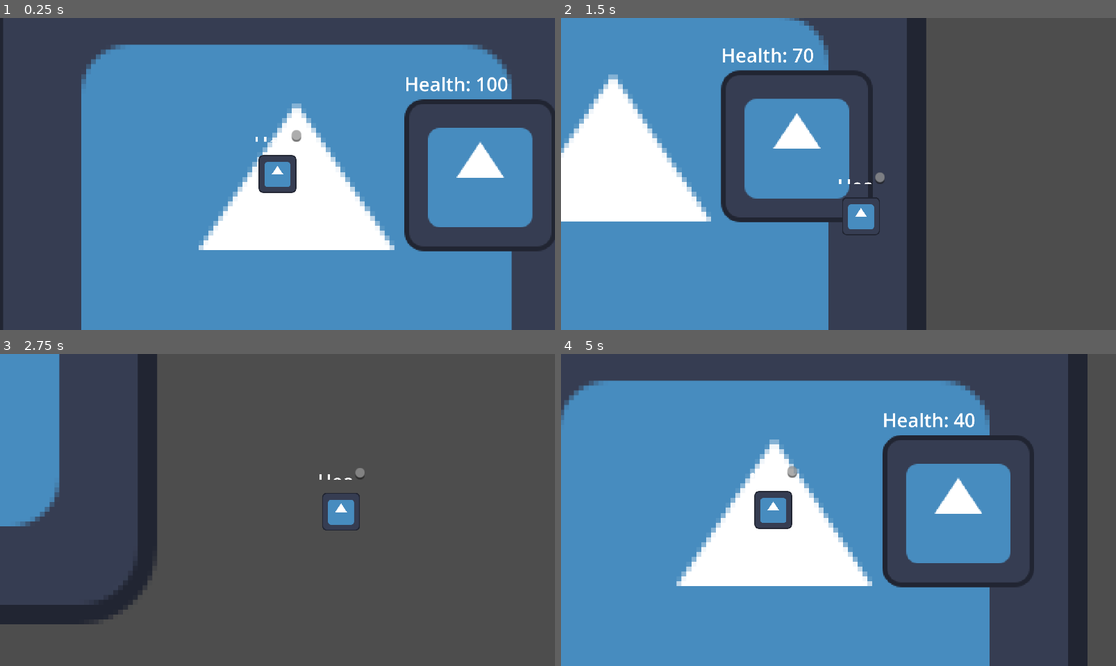
Above: before the commit, frames 1-4 (two rows, left to right).
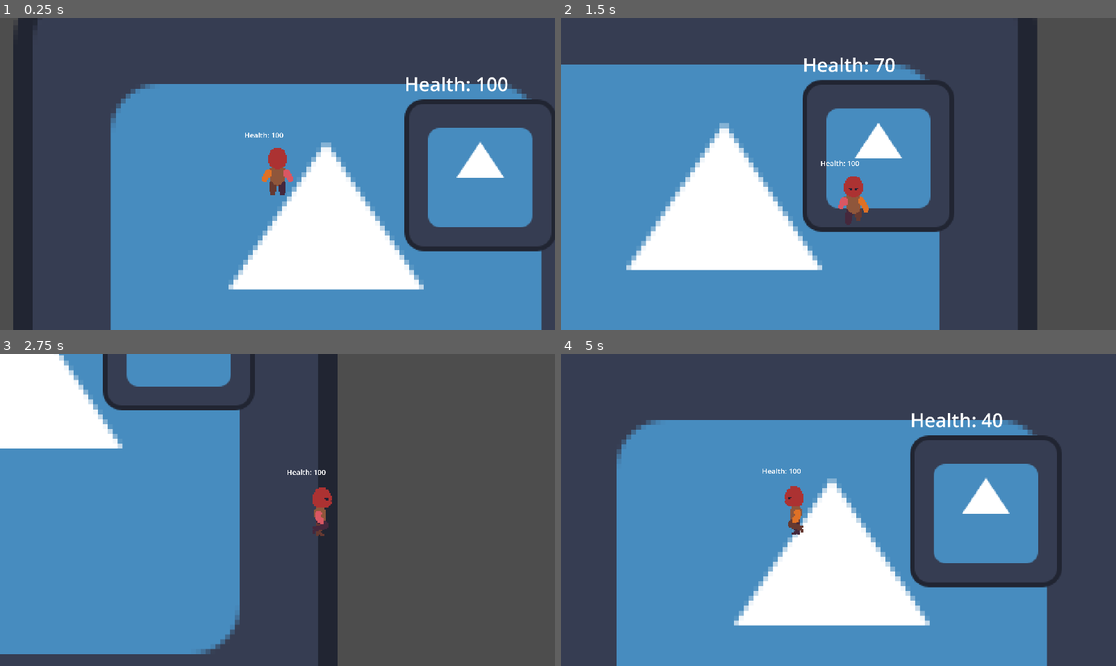
Above: after the commit, the same moments.

Repository: zayeed-bs/deadlights
Game: Godot game, scene res://scenes/main.tscn
Two runs of this game, one before a commit and one after it. Both use one fixed random seed, a clock stepped at 60 frames per second and the inputs below. The engine's default icon, where the game draws it, is replaced by a stand-in: a white triangle on a blue panel in a dark square.
Inputs (mouse positions are in pixels of both pictures, inside the frame that each line leads up to):
- Up to frame 1 (0.25 s): no input
- Up to frame 2 (1.5 s): tap Enter at 0.5 s; move the mouse to (960, 158) at 0.52 s; hold Right (ui_right) 0.53-1.28 s; click (960, 158) at 0.67 s; move the mouse to (727, 189) at 1.27 s; hold Down (ui_down) from 1.28 s (still down); click (727, 189) at 1.42 s
- Up to frame 3 (2.75 s): move the mouse to (333, 441) at 2.02 s; release Down (ui_down) at 2.03 s; hold Right (ui_right) from 2.03 s (still down); click (333, 441) at 2.17 s
- Up to frame 4 (5 s): move the mouse to (810, 572) at 2.77 s; release Right (ui_right) at 2.78 s; hold Up (ui_up) 2.78-3.53 s; click (810, 572) at 2.92 s; move the mouse to (1005, 556) at 3.52 s; hold Left (ui_left) from 3.53 s (still down); click (1005, 556) at 3.67 s; move the mouse to (672, 463) at 4.27 s; click (672, 463) at 4.42 s

The runs differ from the first frame. In frame 1, 28% of the frame differs, in the area x 0-98%, y 0-100%; in frame 2, 45%, in the area x 0-86%, y 0-100%; in frame 3, 41%; in frame 4, 42%.

Commit message:
Implement walking animation

Diff:
--- a/scenes/entities/player.tscn
+++ b/scenes/entities/player.tscn
@@ -1,18 +1,135 @@
-[gd_scene load_steps=20 format=3 uid="uid://w3o0fx5xl05k"]
-
-[ext_resource type="Texture2D" uid="uid://crpllv5trgqh0" path="res://assets/sprites/icon.svg" id="1_rgcbx"]
+[gd_scene load_steps=35 format=3 uid="uid://w3o0fx5xl05k"]
+
 [ext_resource type="Script" path="res://scripts/PlayerController.gd" id="1_y0g7a"]
+[ext_resource type="Texture2D" uid="uid://oanp5458dlwd" path="res://assets/sprites/Walking.png" id="2_2t25g"]
 [ext_resource type="PackedScene" uid="uid://sptpr245t6te" path="res://scenes/components/health_component.tscn" id="3_c03py"]
 [ext_resource type="PackedScene" uid="uid://btc4hd1w6h68d" path="res://scenes/components/hurtbox_component.tscn" id="4_i6dxs"]
 [ext_resource type="PackedScene" uid="uid://cf067ptrs41hh" path="res://scenes/components/melee_hitbox_component.tscn" id="5_ajf8o"]
 
 [sub_resource type="RectangleShape2D" id="RectangleShape2D_0bxjs"]
-size = Vector2(32, 32)
+size = Vector2(26, 40)
+
+[sub_resource type="Animation" id="Animation_4vuy0"]
+length = 0.001
+tracks/0/type = "value"
+tracks/0/imported = false
+tracks/0/enabled = true
+tracks/0/path = NodePath("Sprite2D:frame")
+tracks/0/interp = 1
+tracks/0/loop_wrap = true
+tracks/0/keys = {
+"times": PackedFloat32Array(0),
+"transitions": PackedFloat32Array(1),
+"update": 1,
+"values": [0]
+}
+
+[sub_resource type="Animation" id="Animation_cfjnu"]
+resource_name = "walk_down"
+length = 0.8
+loop_mode = 1
+tracks/0/type = "value"
+tracks/0/imported = false
+tracks/0/enabled = true
+tracks/0/path = NodePath("Sprite2D:frame")
+tracks/0/interp = 1
+tracks/0/loop_wrap = true
+tracks/0/keys = {
+"times": PackedFloat32Array(0, 0.1, 0.2, 0.3, 0.4, 0.5, 0.6, 0.7),
+"transitions": PackedFloat32Array(1, 1, 1, 1, 1, 1, 1, 1),
+"update": 1,
+"values": [8, 9, 10, 11, 12, 13, 14, 15]
+}
+
+[sub_resource type="Animation" id="Animation_64rr3"]
+resource_name = "walk_left"
+length = 0.8
+loop_mode = 1
+tracks/0/type = "value"
+tracks/0/imported = false
+tracks/0/enabled = true
+tracks/0/path = NodePath("Sprite2D:frame")
+tracks/0/interp = 1
+tracks/0/loop_wrap = true
+tracks/0/keys = {
+"times": PackedFloat32Array(0, 0.1, 0.2, 0.3, 0.4, 0.5, 0.6, 0.7),
+"transitions": PackedFloat32Array(1, 1, 1, 1, 1, 1, 1, 1),
+"update": 1,
+"values": [24, 25, 26, 27, 28, 29, 30, 31]
+}
+
+[sub_resource type="Animation" id="Animation_6v6f4"]
+resource_name = "walk_right"
+length = 0.8
+loop_mode = 1
+tracks/0/type = "value"
+tracks/0/imported = false
+tracks/0/enabled = true
+tracks/0/path = NodePath("Sprite2D:frame")
+tracks/0/interp = 1
+tracks/0/loop_wrap = true
+tracks/0/keys = {
+"times": PackedFloat32Array(0, 0.1, 0.2, 0.3, 0.4, 0.5, 0.6, 0.7),
+"transitions": PackedFloat32Array(1, 1, 1, 1, 1, 1, 1, 1),
+"update": 1,
+"values": [16, 17, 18, 19, 20, 21, 22, 23]
+}
+
+[sub_resource type="Animation" id="Animation_t77hh"]
+resource_name = "walk_up"
+length = 0.8
+loop_mode = 1
+tracks/0/type = "value"
+tracks/0/imported = false
+tracks/0/enabled = true
+tracks/0/path = NodePath("Sprite2D:frame")
+tracks/0/interp = 1
+tracks/0/loop_wrap = true
+tracks/0/keys = {
+"times": PackedFloat32Array(0, 0.1, 0.2, 0.3, 0.4, 0.5, 0.6, 0.7),
+"transitions": PackedFloat32Array(1, 1, 1, 1, 1, 1, 1, 1),
+"update": 1,
+"values": [0, 1, 2, 3, 4, 5, 6, 7]
+}
+
+[sub_resource type="AnimationLibrary" id="AnimationLibrary_23cnq"]
+_data = {
+"RESET": SubResource("Animation_4vuy0"),
+"walk_down": SubResource("Animation_cfjnu"),
+"walk_left": SubResource("Animation_64rr3"),
+"walk_right": SubResource("Animation_6v6f4"),
+"walk_up": SubResource("Animation_t77hh")
+}
 
 [sub_resource type="AnimationNodeBlendSpace2D" id="AnimationNodeBlendSpace2D_8eiot"]
 blend_mode = 1
 
+[sub_resource type="AnimationNodeBlendSpace2D" id="AnimationNodeBlendSpace2D_io2pu"]
+blend_mode = 1
+
+[sub_resource type="AnimationNodeAnimation" id="AnimationNodeAnimation_ywmru"]
+animation = &"walk_down"
+
+[sub_resource type="AnimationNodeAnimation" id="AnimationNodeAnimation_1xelv"]
+animation = &"walk_up"
+
+[sub_resource type="AnimationNodeAnimation" id="AnimationNodeAnimation_d0clc"]
+animation = &"walk_left"
+
+[sub_resource type="AnimationNodeAnimation" id="AnimationNodeAnimation_5e4i5"]
+animation = &"walk_right"
+
 [sub_resource type="AnimationNodeBlendSpace2D" id="AnimationNodeBlendSpace2D_rayo6"]
+blend_point_0/node = SubResource("AnimationNodeAnimation_ywmru")
+blend_point_0/pos = Vector2(0, 1.1)
+blend_point_1/node = SubResource("AnimationNodeAnimation_1xelv")
+blend_point_1/pos = Vector2(0, -1.1)
+blend_point_2/node = SubResource("AnimationNodeAnimation_d0clc")
+blend_point_2/pos = Vector2(-1, 0)
+blend_point_3/node = SubResource("AnimationNodeAnimation_5e4i5")
+blend_point_3/pos = Vector2(1, 0)
+min_space = Vector2(-1, -1.1)
+max_space = Vector2(1, 1.1)
 blend_mode = 1
 
 [sub_resource type="AnimationNodeBlendSpace2D" id="AnimationNodeBlendSpace2D_bj15r"]
@@ -30,63 +147,94 @@
 advance_mode = 2
 advance_condition = &"is_idle"
 
-[sub_resource type="AnimationNodeStateMachineTransition" id="AnimationNodeStateMachineTransition_3bpnd"]
+[sub_resource type="AnimationNodeStateMachineTransition" id="AnimationNodeStateMachineTransition_2rsn6"]
+advance_mode = 2
+advance_condition = &"is_running"
+
+[sub_resource type="AnimationNodeStateMachineTransition" id="AnimationNodeStateMachineTransition_oqgfv"]
+switch_mode = 2
+advance_mode = 2
+advance_condition = &"is_idle"
+
+[sub_resource type="AnimationNodeStateMachineTransition" id="AnimationNodeStateMachineTransition_h6eob"]
 advance_mode = 2
 advance_condition = &"is_shooting"
 
-[sub_resource type="AnimationNodeStateMachineTransition" id="AnimationNodeStateMachineTransition_2rsn6"]
+[sub_resource type="AnimationNodeStateMachineTransition" id="AnimationNodeStateMachineTransition_7ptm5"]
+advance_mode = 2
+advance_condition = &"is_shooting"
+
+[sub_resource type="AnimationNodeStateMachineTransition" id="AnimationNodeStateMachineTransition_o3v3d"]
+advance_mode = 2
+advance_condition = &"is_attacking"
+
+[sub_resource type="AnimationNodeStateMachineTransition" id="AnimationNodeStateMachineTransition_j3d2s"]
+switch_mode = 2
+advance_mode = 2
+advance_condition = &"is_idle"
+
+[sub_resource type="AnimationNodeStateMachineTransition" id="AnimationNodeStateMachineTransition_o4jxw"]
+advance_mode = 2
+advance_condition = &"is_attacking"
+
+[sub_resource type="AnimationNodeStateMachineTransition" id="AnimationNodeStateMachineTransition_u7r8m"]
+switch_mode = 2
 advance_mode = 2
 advance_condition = &"is_running"
 
-[sub_resource type="AnimationNodeStateMachineTransition" id="AnimationNodeStateMachineTransition_oqgfv"]
-switch_mode = 2
-advance_mode = 2
-advance_condition = &"is_idle"
-
-[sub_resource type="AnimationNodeStateMachineTransition" id="AnimationNodeStateMachineTransition_h6eob"]
-advance_mode = 2
-advance_condition = &"is_shooting"
-
 [sub_resource type="AnimationNodeStateMachine" id="AnimationNodeStateMachine_03kfp"]
+states/End/position = Vector2(304.5, 170.125)
 states/Idle/node = SubResource("AnimationNodeBlendSpace2D_8eiot")
-states/Idle/position = Vector2(372.5, 58.25)
+states/Idle/position = Vector2(459.5, 68.875)
+states/MeleeAttack/node = SubResource("AnimationNodeBlendSpace2D_io2pu")
+states/MeleeAttack/position = Vector2(459.676, 233.555)
 states/Run/node = SubResource("AnimationNodeBlendSpace2D_rayo6")
-states/Run/position = Vector2(666, 59)
+states/Run/position = Vector2(817.5, 69.7891)
 states/Shoot/node = SubResource("AnimationNodeBlendSpace2D_bj15r")
-states/Shoot/position = Vector2(522.5, 189.25)
-states/Start/position = Vector2(156, 67.375)
-transitions = ["Start", "Idle", SubResource("AnimationNodeSt …(146 unchanged characters)… tateMachineTransition_w2xbe"), "Idle", "Shoot", SubResource("AnimationNodeStateMachineTransition_3bpnd"), "Idle", "Run", SubResource("AnimationNodeStateMachineTransition_2rsn6"), "Shoot", "Idle", SubResource("AnimationNodeStateMachineTransition_oqgfv"), "Run", "Shoot", SubResource("AnimationNodeStateMachineTransition_h6eob")]
-graph_offset = Vector2(26.7, -117.405)
-
-[sub_resource type="CircleShape2D" id="CircleShape2D_t0f0s"]
-radius = 16.0
-
-[sub_resource type="RectangleShape2D" id="RectangleShape2D_mqxe2"]
-size = Vector2(40, 10)
+states/Shoot/position = Vector2(816.312, 234.787)
+states/Start/position = Vector2(306.5, 74.25)
+transitions = ["Start", "Idle", SubResource("AnimationNodeSt …(146 unchanged characters)… tateMachineTransition_w2xbe"), "Idle", "Run", SubResource("AnimationNodeStateMachineTransition_2rsn6"), "Shoot", "Idle", SubResource("AnimationNodeStateMachineTransition_oqgfv"), "Run", "Shoot", SubResource("AnimationNodeStateMachineTransition_h6eob"), "Idle", "Shoot", SubResource("AnimationNodeStateMachineTransition_7ptm5"), "Idle", "MeleeAttack", SubResource("AnimationNodeStateMachineTransition_o3v3d"), "MeleeAttack", "Idle", SubResource("AnimationNodeStateMachineTransition_j3d2s"), "Run", "MeleeAttack", SubResource("AnimationNodeStateMachineTransition_o4jxw"), "MeleeAttack", "Run", SubResource("AnimationNodeStateMachineTransition_u7r8m")]
+graph_offset = Vector2(223.8, -123.765)
+
+[sub_resource type="RectangleShape2D" id="RectangleShape2D_fscfe"]
+size = Vector2(16.075, 7.49421)
+
+[sub_resource type="RectangleShape2D" id="RectangleShape2D_3t4dp"]
+size = Vector2(28, 41)
 
 [node name="Player" type="CharacterBody2D" node_paths=PackedStringArray("meleeComponent")]
 script = ExtResource("1_y0g7a")
 meleeComponent = NodePath("MeleeHitboxComponent")
+SPEED = 200
 
 [node name="Sprite2D" type="Sprite2D" parent="."]
-scale = Vector2(0.25, 0.25)
-texture = ExtResource("1_rgcbx")
+texture = ExtResource("2_2t25g")
+hframes = 6
+vframes = 6
 
 [node name="CollisionBox" type="CollisionShape2D" parent="."]
+position = Vector2(0, -2)
 shape = SubResource("RectangleShape2D_0bxjs")
 disabled = true
 
 [node name="AnimationPlayer" type="AnimationPlayer" parent="."]
+libraries = {
+"": SubResource("AnimationLibrary_23cnq")
+}
 
 [node name="AnimationTree" type="AnimationTree" parent="."]
-active = false
+libraries = {
+"": SubResource("AnimationLibrary_23cnq")
+}
 tree_root = SubResource("AnimationNodeStateMachine_03kfp")
 anim_player = NodePath("../AnimationPlayer")
+parameters/conditions/is_attacking = false
 parameters/conditions/is_idle = false
 parameters/conditions/is_running = false
 parameters/conditions/is_shooting = false
 parameters/Idle/blend_position = Vector2(0, 0)
-parameters/Run/blend_position = Vector2(0, 0)
+parameters/MeleeAttack/blend_position = Vector2(0.164219, 0.464706)
+parameters/Run/blend_position = Vector2(2.08165e-12, 2.08165e-12)
 parameters/Shoot/blend_position = Vector2(0, 0)
 
 [node name="Camera2D" type="Camera2D" parent="."]
@@ -96,23 +244,27 @@
 [node name="HealthComponent" parent="." node_paths=PackedStringArray("HEALTH_DISPLAY") instance=ExtResource("3_c03py")]
 HEALTH_DISPLAY = NodePath("../RichTextLabel")
 
+[node name="MeleeHitboxComponent" parent="." node_paths=PackedStringArray("ownHurtbox") instance=ExtResource("5_ajf8o")]
+ownHurtbox = NodePath("../HurtboxComponent")
+
+[node name="MeleeBox" type="CollisionShape2D" parent="MeleeHitboxComponent"]
+position = Vector2(0, -21)
+scale = Vector2(0.995335, 1.00232)
+shape = SubResource("RectangleShape2D_fscfe")
+debug_color = Color(0.74902, 0.72549, 0, 0.419608)
+
 [node name="HurtboxComponent" parent="." node_paths=PackedStringArray("healthComponent") instance=ExtResource("4_i6dxs")]
 healthComponent = NodePath("../HealthComponent")
 
 [node name="CollisionShape2D" type="CollisionShape2D" parent="HurtboxComponent"]
-shape = SubResource("CircleShape2D_t0f0s")
-debug_color = Color(1, 0, 0, 0.419608)
-
-[node name="MeleeHitboxComponent" parent="." instance=ExtResource("5_ajf8o")]
-
-[node name="MeleeBox" type="CollisionShape2D" parent="MeleeHitboxComponent"]
-position = Vector2(0, -22)
-scale = Vector2(0.995335, 1.00232)
-shape = SubResource("RectangleShape2D_mqxe2")
-debug_color = Color(0.74902, 0.72549, 0, 0.419608)
+position = Vector2(0, -2.5)
+shape = SubResource("RectangleShape2D_3t4dp")
+debug_color = Color(1, 0, 0, 0.0980392)
 
 [node name="RichTextLabel" type="RichTextLabel" parent="."]
-offset_left = -20.0
+offset_left = -28.0
 offset_top = -37.0
-offset_right = 20.0
+offset_right = 28.0
 offset_bottom = -27.0
+theme_override_font_sizes/normal_font_size = 6
+text = "health 2023"
--- a/scenes/main.tscn
+++ b/scenes/main.tscn
@@ -7,7 +7,7 @@
 [node name="World" type="Node2D"]
 
 [node name="Icon" type="Sprite2D" parent="."]
-position = Vector2(240, 232)
+position = Vector2(265, 265)
 scale = Vector2(4.125, 4.125)
 texture = ExtResource("1_ngv75")
 
--- a/scripts/HealthComponent.gd
+++ b/scripts/HealthComponent.gd
@@ -8,14 +8,14 @@
 # Called when the node enters the scene tree for the first time.
 func _ready():
 	health = MAX_HEALTH # Replace with function body.
-	updateHealthDisplay()
+	updateHealthDisplay() # Set Initial Health Text
 
 
 func damage(dmg:int):
-	health -= dmg
-	updateHealthDisplay()
+	health -= dmg # Update Health
+	updateHealthDisplay() # Update Display
 
-	if health <= 0:
+	if health <= 0: # Delete Entity if HP goes down to 0
 		get_parent().queue_free()
 
 func updateHealthDisplay():
--- a/scripts/MeleeHitboxComponent.gd
+++ b/scripts/MeleeHitboxComponent.gd
@@ -2,6 +2,7 @@
 class_name MeleeHitboxComponent
 
 @export var DAMAGE := 30
+@export var ownHurtbox: HurtboxComponent
 
 # Called when the node enters the scene tree for the first time.
 func _ready():
@@ -12,6 +13,6 @@
 func _process(delta):
 	pass
 
-func _on_area_entered(area):
-	if(area is HurtboxComponent):
+func _on_area_entered(area): # If a Hurtbox has been found, damage that entity
+	if(area is HurtboxComponent and area != ownHurtbox):
 		area.damage(DAMAGE)
--- a/scripts/PlayerController.gd
+++ b/scripts/PlayerController.gd
@@ -10,7 +10,6 @@
 func _physics_process(delta):
 	handleMovement() # For the movement
 	changeAnimParameters() # Change Parameters
-
 
 
 func handleMovement():
@@ -34,4 +33,6 @@
 		animTree["parameters/conditions/is_running"] = false
 		animTree["parameters/conditions/is_idle"] = true
 
-	animTree["parameters/conditions/is_shooting"] = Input.is_mouse_button_pressed(MOUSE_BUTTON_LEFT)
+	# animTree["parameters/conditions/is_shooting"] = Input.is_mouse_button_pressed(MOUSE_BUTTON_LEFT)
+	animTree["parameters/Run/blend_position"] = dir
+	animTree["parameters/Idle/blend_position"] = dir
Binary file added: assets/sprites/Walking.png
Not shown, added: assets/sprites/Walking.png.import
